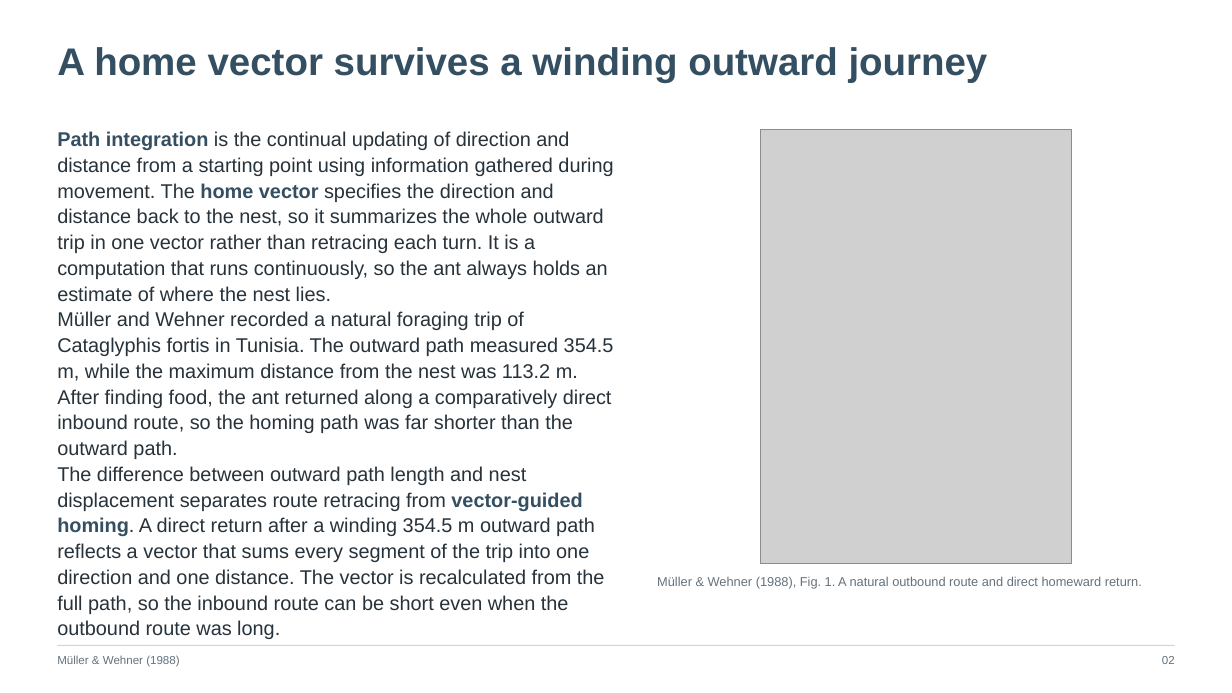
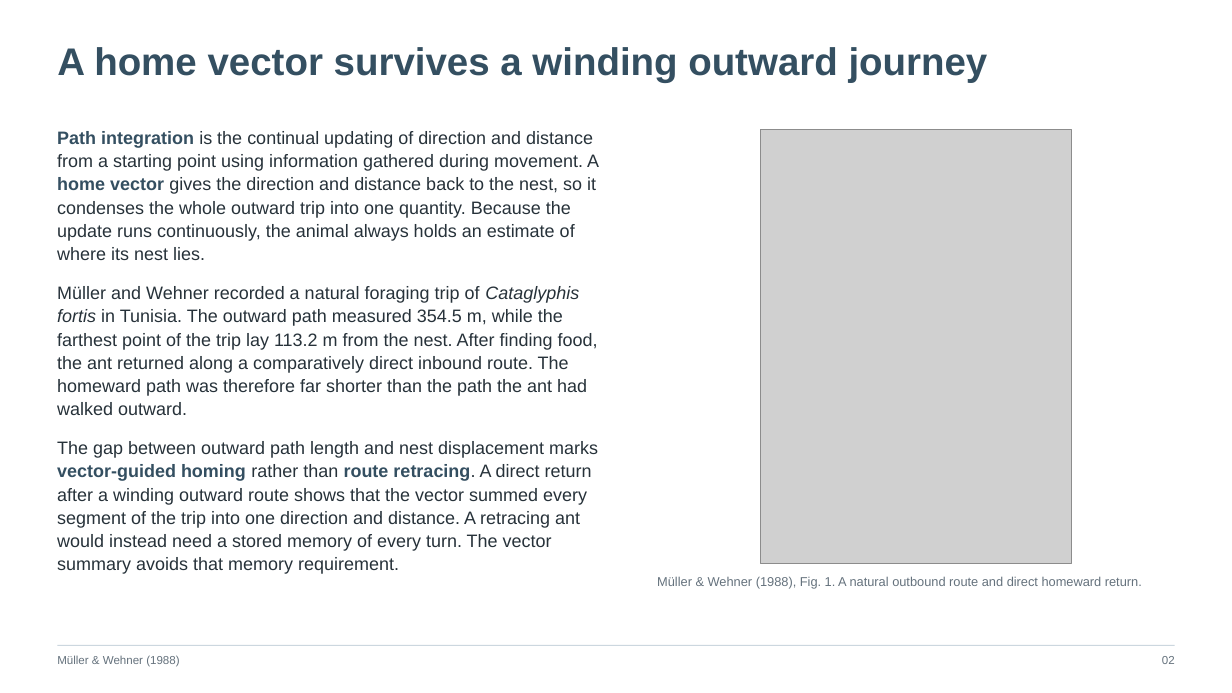
Before and after one commit to jordanxxlopez/NEUROETHOLOGY, a slide deck: slide 2 of scaffolded/Neuroethology_Lecture28_FA2026_SCAFFOLDED.pptx. Drawn at 1232x693 pixels with LibreOffice and Linux fonts; fonts in the diff are those of the drawing; grey boxes stand for pictures. Boxes give left, top, right and bottom in pixels: in the first picture for what was removed or moved away, otherwise in the second. Text is boxed around its words. In the diff, an @@ line names an element or a change of style, - is before the commit and + after.

```diff
--- a/scaffolded/Neuroethology_Lecture28_FA2026_SCAFFOLDED.pptx
+++ b/scaffolded/Neuroethology_Lecture28_FA2026_SCAFFOLDED.pptx
@@ text at (57, 131, 599, 574): text changed; size 15.5 to 14 pt @@
-Path integration is the continual updating of direction and distance from a starting point using information gathered during movement. The home vector specifies the direction and distance back to the nest, so it summarizes the whole outward trip in one vector rather than retracing each turn. It is a computation that runs continuously, so the ant always holds an estimate of where the nest lies.
-Müller and Wehner recorded a natural foraging trip of Cataglyphis fortis in Tunisia. The outward path measured 354.5 m, while the maximum distance from the nest was 113.2 m. After finding food, the ant returned along a comparatively direct inbound route, so the homing path was far shorter than the outward path.
-The difference between outward path length and nest displacement separates route retracing from vector-guided homing. A direct return after a winding 354.5 m outward path reflects a vector that sums every segment of the trip into one direction and one distance. The vector is recalculated from the full path, so the inbound route can be short even when the outbound route was long.
+Path integration is the continual updating of direction and distance from a starting point using information gathered during movement. A home vector gives the direction and distance back to the nest, so it condenses the whole outward trip into one quantity. Because the update runs continuously, the animal always holds an estimate of where its nest lies.
+Müller and Wehner recorded a natural foraging trip of Cataglyphis fortis in Tunisia. The outward path measured 354.5 m, while the farthest point of the trip lay 113.2 m from the nest. After finding food, the ant returned along a comparatively direct inbound route. The homeward path was therefore far shorter than the path the ant had walked outward.
+The gap between outward path length and nest displacement marks vector-guided homing rather than route retracing. A direct return after a winding outward route shows that the vector summed every segment of the trip into one direction and distance. A retracing ant would instead need a stored memory of every turn. The vector summary avoids that memory requirement.
```
Also in this commit, not shown: 55 other slides changed, 3 slides added, 3 slides removed, 3 other files.
